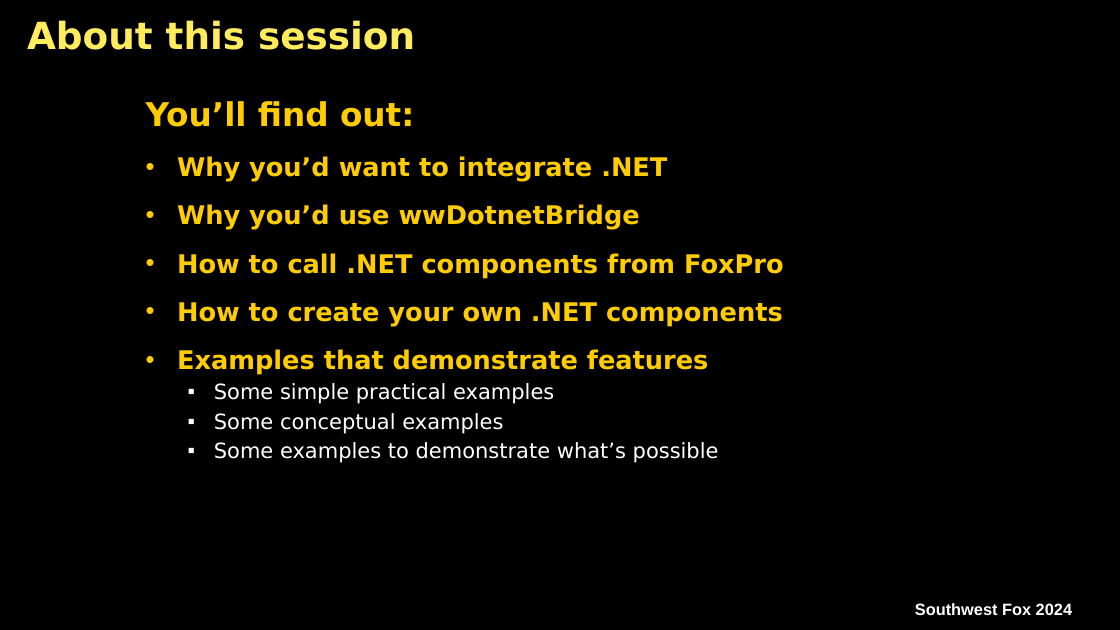
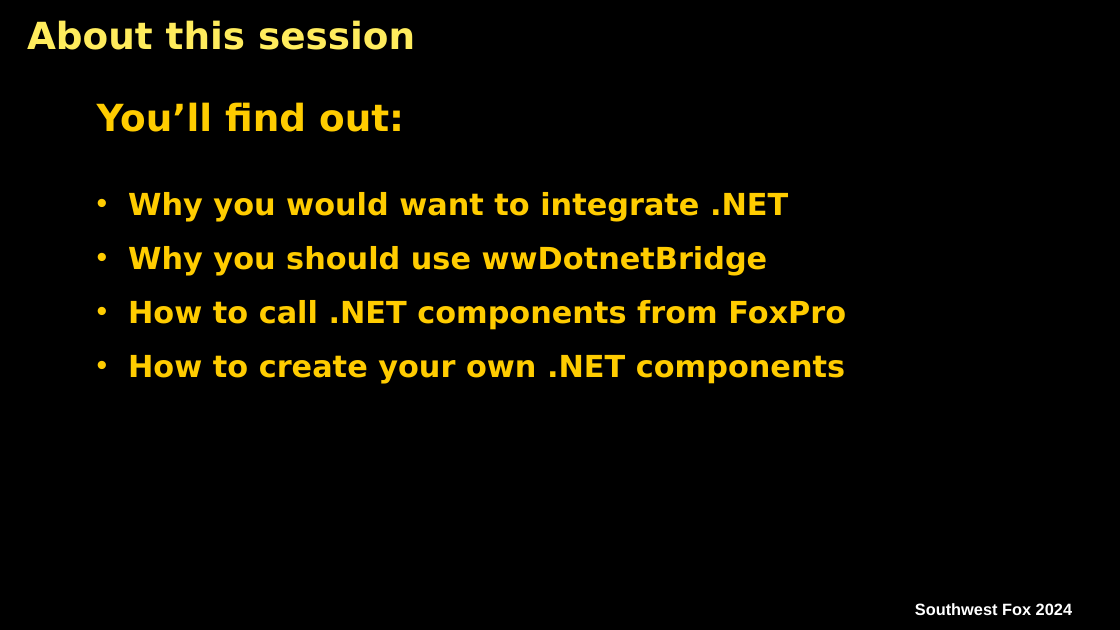
Before and after one commit to RickStrahl/swfox2024-wwdotnetbridge-revisited, a slide deck: slide 2 of Documents/Strahl-swFox2024-wwDotnetBridge-Revisited.pptx. Drawn at 1120x630 pixels with LibreOffice and Linux fonts; fonts in the diff are those of the drawing; background and template pictures are left out. Boxes give left, top, right and bottom in pixels: in the first picture for what was removed or moved away, otherwise in the second. Text is boxed around its words. In the diff, an @@ line names an element or a change of style, - is before the commit and + after.

```diff
--- a/Documents/Strahl-swFox2024-wwDotnetBridge-Revisited.pptx
+++ b/Documents/Strahl-swFox2024-wwDotnetBridge-Revisited.pptx
@@ text "You’ll find out:" moved from (x1=146, y1=101, x2=784, y2=463) to (x1=97, y1=102, x2=846, y2=383) @@
@@ text at (x1=97, y1=102, x2=846, y2=383): size 28 to 32 pt in "You’ll find out:"; size 22 to 26 pt in "How to call .NET components from FoxPro", "How to create your own .NET components" @@
@@ text at (x1=128, y1=192, x2=788, y2=275): text changed; size 22 to 26 pt @@
-• Why you’d want to integrate .NET
-• Why you’d use wwDotnetBridge
+• Why you would want to integrate .NET
+• Why you should use wwDotnetBridge
@@ text at (x1=177, y1=349, x2=719, y2=463): paragraphs removed @@
-• Examples that demonstrate features
-  ▪ Some simple practical examples
-  ▪ Some conceptual examples
-  ▪ Some examples to demonstrate what’s possible
```
Also in this commit, not shown: 3 other slides changed, 1 slide removed, 18 other files.
